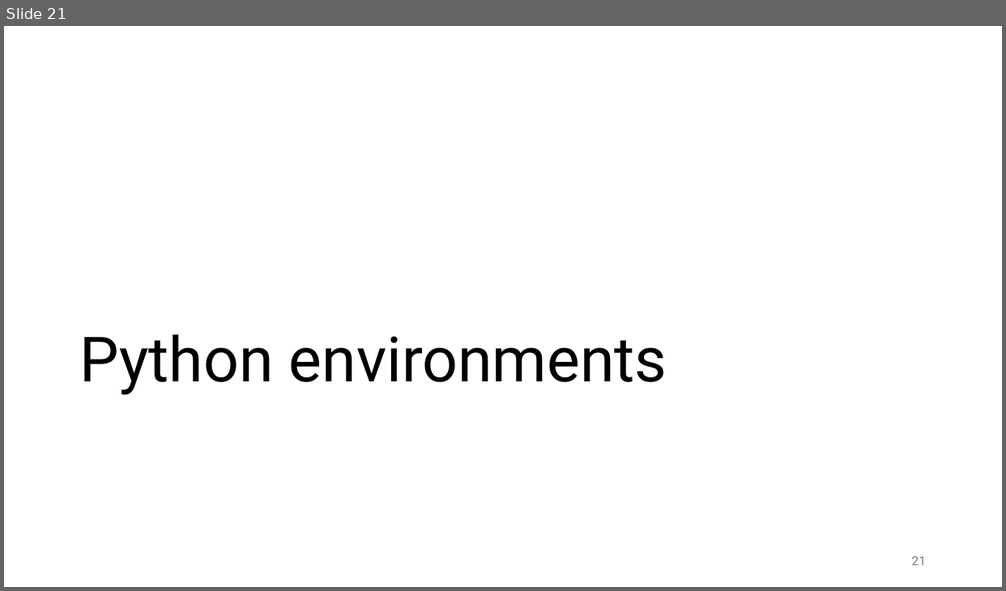
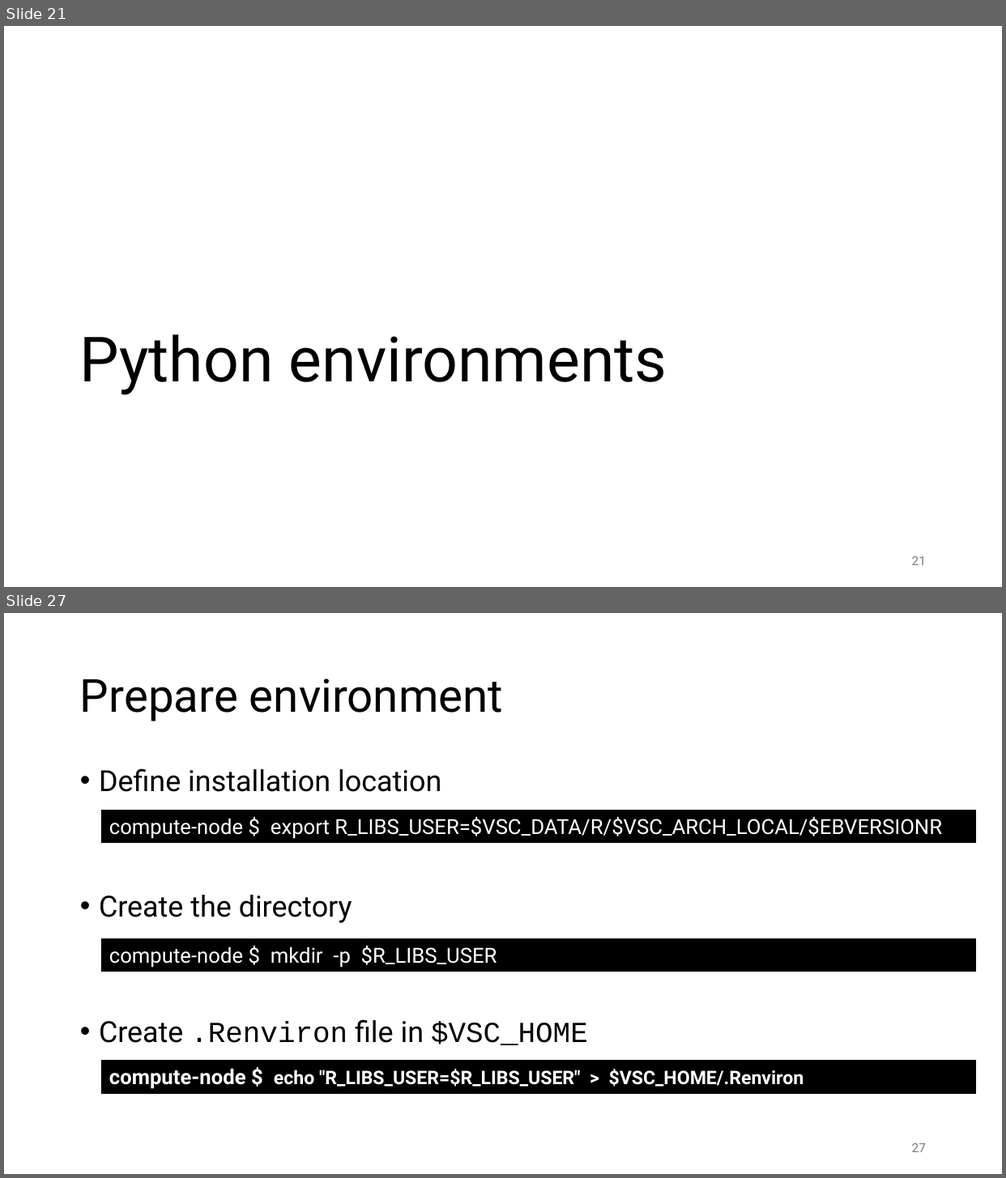
Before and after one commit to gjbex/Best-practices-for-data-science-on-HPC, a slide deck: best_practices_for_data_science_on_hpc.pptx. Shown one above the other, each under a label of ours: slide 21 before the commit, slides 21 and 27 after it; the slides between them are not shown. The pictures are 1006x591 and 1006x1178 pixels, drawn with LibreOffice and Linux fonts; fonts in the diff are those of the drawing. Boxes give left, top, right and bottom in pixels: in the first picture for what was removed or moved away, otherwise in the second. Text is boxed around its words. In the diff, an @@ line names an element or a change of style, - is before the commit and + after.

Commit message:
Add R package installation slides

```diff
--- a/best_practices_for_data_science_on_hpc.pptx
+++ b/best_practices_for_data_science_on_hpc.pptx
@@ slide 27 added at bbox=[4, 613, 1002, 1174], background #FFFFFF @@
@@ title added at bbox=[80, 679, 503, 722], 44 pt, text #000000 @@
+Prepare environment
@@ text added at bbox=[99, 769, 588, 1046], 28 pt, text #000000 @@
+• Define installation location
+• Create the directory
+• Create .Renviron file in $VSC_HOME
@@ rectangle added at bbox=[102, 810, 976, 843], fill #000000, outline #000000 0.75 pt, 20 pt, text #FFFFFF @@
+compute-node $ export R_LIBS_USER=$VSC_DATA/R/$VSC_ARCH_LOCAL/$EBVERSIONR
@@ rectangle added at bbox=[102, 939, 976, 972], fill #000000, outline #000000 0.75 pt, 20 pt, text #FFFFFF @@
+compute-node $ mkdir -p $R_LIBS_USER
@@ rectangle added at bbox=[102, 1061, 976, 1093], fill #000000, outline #000000 0.75 pt, 18 pt, text #FFFFFF, bold @@
+compute-node $ echo "R_LIBS_USER=$R_LIBS_USER" > $VSC_HOME/.Renviron
@@ page number added at bbox=[912, 1144, 926, 1152], 12 pt, text #797979 @@
+27
```
Also in this commit, not shown: 1 slide changed, 5 other slides added.
